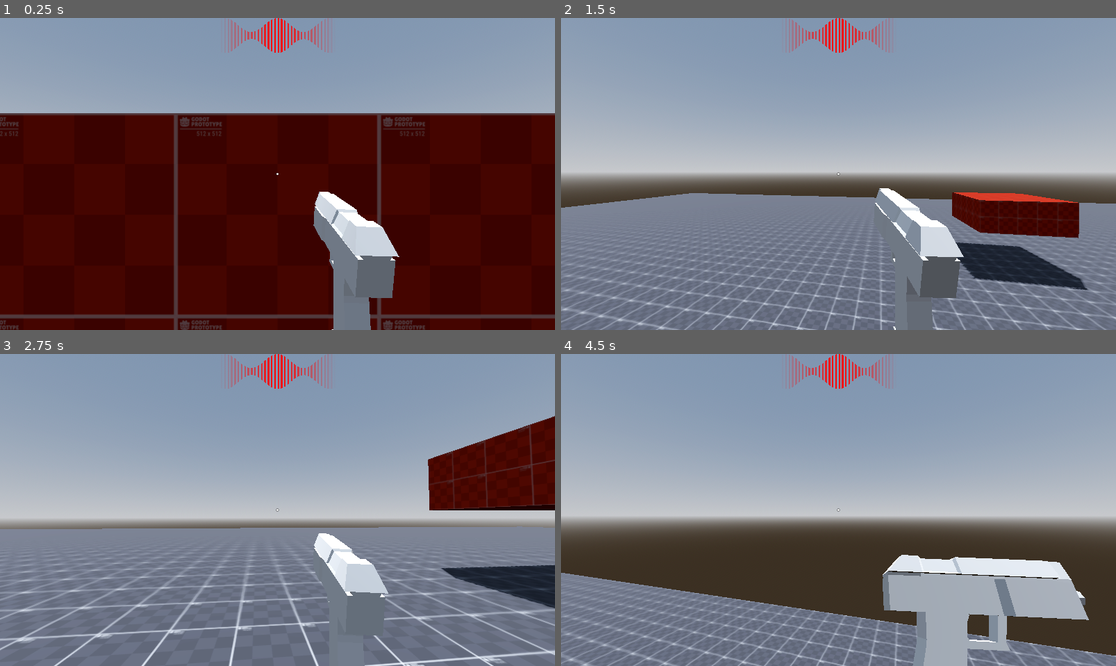
Above: before the commit, frames 1-4 (two rows, left to right).
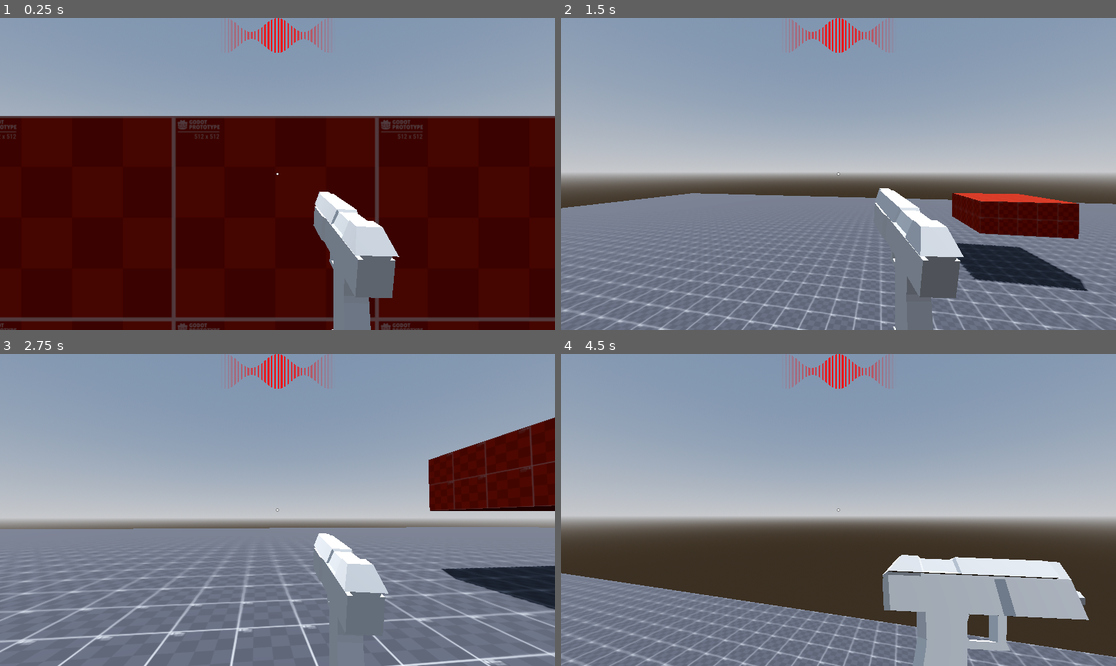
Above: after the commit, the same moments.

Repository: WasteIy/GameOff2025
Game: Godot game, scene res://Scenes/Levels/debug_level.tscn
Same seed, same stepped clock (60 frames per second), same inputs: the game is played once before the commit and once after it.
Inputs (mouse positions are in pixels of both pictures, inside the frame that each line leads up to):
- Up to frame 1 (0.25 s): no input
- Up to frame 2 (1.5 s): move the mouse to (866, 174) at 0.52 s; hold Ctrl (crouch) 0.53-1.28 s; hold W (move_forward) from 0.53 s (still down); click (866, 174) at 0.67 s; tap Space (jump) at 0.77, 1.07 s; tap Shift (run) at 0.8, 1.35 s; move the mouse to (810, 174) at 1.27 s
- Up to frame 3 (2.75 s): keep holding W (move_forward); tap Space (jump) at 1.52, 1.82, 2.3 s; click (249, 510) at 1.55 s; move the mouse to (288, 503) at 2.02 s; click (288, 503) at 2.1 s
- Up to frame 4 (4.5 s): keep holding W (move_forward); move the mouse to (832, 516) at 2.77 s; tap Space (jump) at 2.85, 3.02, 3.32, 3.77, 4.07 s; click (832, 516) at 2.92 s; tap Ctrl (crouch) at 3.05 s; move the mouse to (877, 513) at 3.52 s; hold Ctrl (crouch) 3.53-4.28 s; tap Shift (run) at 3.8, 4.35 s; tap R (reload) at 4.15 s; move the mouse to (794, 506) at 4.27 s

The runs differ from the first frame. In frame 1, 5.0% of the frame differs, in the area x 0-100%, y 30-100%; in frame 2, 3.0%; in frame 3, 4.4%; in frame 4, 1.9%.

Commit message:
Working on headbob + End of day 17

Diff:
--- a/Scenes/Player/State Machine/in_air_state.gd
+++ b/Scenes/Player/State Machine/in_air_state.gd
@@ -61,7 +61,7 @@
 
 func move(delta : float):
 	character.input_direction = Input.get_vector("move_left", "move_right", "move_forward", "move_backward")
-	character.move_direction = (character.camera_holder.global_basis * Vector3(character.input_direction.x, 0.0, character.input_direction.y)).normalized()
+	character.move_direction = (character.camera_controller.global_basis * Vector3(character.input_direction.x, 0.0, character.input_direction.y)).normalized()
 
 	if !character.is_on_floor():
 		if character.move_direction:
--- a/Scenes/Player/State Machine/jump_state.gd
+++ b/Scenes/Player/State Machine/jump_state.gd
@@ -46,7 +46,7 @@
 
 func move(delta: float):
 	character.input_direction = Input.get_vector("move_left", "move_right", "move_forward", "move_backward")
-	character.move_direction = (character.camera_holder.global_basis * Vector3(character.input_direction.x, 0.0, character.input_direction.y)).normalized()
+	character.move_direction = (character.camera_controller.global_basis * Vector3(character.input_direction.x, 0.0, character.input_direction.y)).normalized()
 
 	# Movimento só é aplicado quando o personagem está no ar
 	if !character.is_on_floor():
--- a/Scenes/Player/Weapons/animation_manager.gd
+++ b/Scenes/Player/Weapons/animation_manager.gd
@@ -1,6 +1,6 @@
 extends AnimationPlayer
 
-func _process(delta: float) -> void:
+func _process(_delta: float) -> void:
 	if current_animation == "RESET":
 		play("idle")
 
--- a/Scenes/Player/camera_script.gd
+++ b/Scenes/Player/camera_script.gd
@@ -1,4 +1,4 @@
-class_name CameraHolder extends Node3D
+class_name CameraController extends Node3D
 
 @export_range(-90.0, 90.0) var min_pitch: float = -90.0
 @export_range(-90.0, 90.0) var max_pitch: float = 90.0
--- a/Scenes/Player/player.gd
+++ b/Scenes/Player/player.gd
@@ -74,7 +74,7 @@
 @onready var fall_gravity : float = (-2.0 * jump_height) / (jump_time_to_fall * jump_time_to_fall)
 
 @onready var model: MeshInstance3D = $Model
-@onready var camera_holder: CameraHolder = $CameraHolder
+@onready var camera_controller: CameraController = $CameraController
 @onready var state_machine: StateMachine = $StateMachine
 @onready var collision: CollisionShape3D = $Collision
 @onready var floor_check: RayCast3D = $Raycasts/FloorCheck
--- a/Scenes/Player/player.tscn
+++ b/Scenes/Player/player.tscn
@@ -11,6 +11,64 @@
 [ext_resource type="Script" uid="uid://c2rjhovo4ljy7" path="res://Scenes/Player/Components/shoot.gd" id="7_jhyir"]
 [ext_resource type="PackedScene" uid="uid://rvq118nc0ibx" path="res://Scenes/UI/ui_debug.tscn" id="13_06tpx"]
 
+[sub_resource type="Animation" id="Animation_74mp2"]
+length = 0.001
+tracks/0/type = "bezier"
+tracks/0/imported = false
+tracks/0/enabled = true
+tracks/0/path = NodePath("CameraController:position:x")
+tracks/0/interp = 1
+tracks/0/loop_wrap = true
+tracks/0/keys = {
+"handle_modes": PackedInt32Array(0),
+"points": PackedFloat32Array(0, -0.25, 0, 0.25, 0),
+"times": PackedFloat32Array(0)
+}
+tracks/1/type = "bezier"
+tracks/1/imported = false
+tracks/1/enabled = true
+tracks/1/path = NodePath("CameraController:position:y")
+tracks/1/interp = 1
+tracks/1/loop_wrap = true
+tracks/1/keys = {
+"handle_modes": PackedInt32Array(0),
+"points": PackedFloat32Array(0.75, -0.25, 0, 0.25, 0),
+"times": PackedFloat32Array(0)
+}
+
+[sub_resource type="Animation" id="Animation_jhyir"]
+resource_name = "walking"
+length = 2.0
+loop_mode = 1
+tracks/0/type = "bezier"
+tracks/0/imported = false
+tracks/0/enabled = true
+tracks/0/path = NodePath("CameraController:position:x")
+tracks/0/interp = 1
+tracks/0/loop_wrap = true
+tracks/0/keys = {
+"handle_modes": PackedInt32Array(2, 2, 2, 2, 2),
+"points": PackedFloat32Array(0.015, -0.25, 0, 0.25, 0, 0, -0.083333336, 0.0025, 0, 0, -0.015, -0.083333336, 0.0025, 0, 0, 0, -0.083333336, -0.0025, 0, 0, 0.015, -0.083333336, -0.0025, 0, 0),
+"times": PackedFloat32Array(0, 0.5, 1, 1.5, 2)
+}
+tracks/1/type = "bezier"
+tracks/1/imported = false
+tracks/1/enabled = true
+tracks/1/path = NodePath("CameraController:position:y")
+tracks/1/interp = 1
+tracks/1/loop_wrap = true
+tracks/1/keys = {
+"handle_modes": PackedInt32Array(2, 2, 2, 2, 2),
+"points": PackedFloat32Array(0.75, -0.25, 0, 0.25, 0, 0.8, -0.083333336, -0.008333336, 0, 0, 0.75, -0.083333336, 0.008333336, 0, 0, 0.8, -0.083333336, -0.008333336, 0, 0, 0.75, -0.083333336, 0.008333336, 0, 0),
+"times": PackedFloat32Array(0, 0.5, 1, 1.5, 2)
+}
+
+[sub_resource type="AnimationLibrary" id="AnimationLibrary_74mp2"]
+_data = {
+&"RESET": SubResource("Animation_74mp2"),
+&"walking": SubResource("Animation_jhyir")
+}
+
 [sub_resource type="CapsuleShape3D" id="CapsuleShape3D_jhyir"]
 radius = 0.36621094
 height = 1.9020996
@@ -19,11 +77,51 @@
 
 [node name="Player" type="CharacterBody3D"]
 script = ExtResource("1_uvnfx")
+base_collision_height = null
+base_model_height = null
+height_change_duration = null
+max_speed = null
 bunny_hop_desired_move_speed_increase = 1.0
 desired_move_speed_curve = ExtResource("2_jhyir")
 in_air_move_speed_curve = ExtResource("3_74mp2")
+walk_speed = null
+walk_acceleration = null
+walk_deceleration = null
+run_speed = null
+run_acceleration = null
+run_deceleration = null
+continuous_run = null
+crouch_speed = null
+crouch_acceleration = null
+crouch_deceleration = null
+continuous_crouch = null
+crouch_collision_height = null
+crouch_model_height = null
+slide_speed = null
+slide_acceleration = null
+velocity_lost_per_second = null
+slope_sliding_desired_move_speed_increase = null
+slope_sliding_speed_increase = null
+slide_time = null
+slide_cooldown = null
 slide_collision_height = 0.8
 slide_model_height = 0.25
+continuous_slide = null
+max_slope_angle = null
+uphill_tolerance = null
+jump_height = null
+number_air_jump = null
+coyote_jump_cooldown = null
+in_air_input_multiplier = null
+jump_time_to_peak = null
+jump_time_to_fall = null
+hit_ground_cooldown = null
+
+[node name="AnimationPlayer" type="AnimationPlayer" parent="."]
+libraries = {
+&"": SubResource("AnimationLibrary_74mp2")
+}
+autoplay = "walking"
 
 [node name="Collision" type="CollisionShape3D" parent="."]
 shape = SubResource("CapsuleShape3D_jhyir")
@@ -32,14 +130,14 @@
 visible = false
 mesh = SubResource("CapsuleMesh_oikmp")
 
-[node name="CameraHolder" type="Node3D" parent="."]
+[node name="CameraController" type="Node3D" parent="."]
 transform = Transform3D(1, 0, 0, 0, 1, 0, 0, 0, 1, 0, 0.75, 0)
 script = ExtResource("2_mtuoh")
 
-[node name="Camera" type="Camera3D" parent="CameraHolder"]
+[node name="Camera" type="Camera3D" parent="CameraController"]
 unique_name_in_owner = true
 
-[node name="WeaponManager" parent="CameraHolder/Camera" instance=ExtResource("5_dey5f")]
+[node name="WeaponManager" parent="CameraController/Camera" instance=ExtResource("5_dey5f")]
 transform = Transform3D(0.9993622, 0.03415648, 0.010423573, -0.03300254, 0.99484867, -0.095845744, -0.013643635, 0.09544059, 0.99534154, 0.191, -0.262, -0.486)
 
 [node name="Raycasts" type="Node3D" parent="."]
@@ -69,5 +167,5 @@
 visible = false
 player = NodePath("..")
 
-[connection signal="reload_input" from="Components/WeaponInput" to="CameraHolder/Camera/WeaponManager" method="_on_reload_input"]
-[connection signal="shoot_input" from="Components/WeaponInput" to="CameraHolder/Camera/WeaponManager" method="_on_shoot_input"]
+[connection signal="reload_input" from="Components/WeaponInput" to="CameraController/Camera/WeaponManager" method="_on_reload_input"]
+[connection signal="shoot_input" from="Components/WeaponInput" to="CameraController/Camera/WeaponManager" method="_on_shoot_input"]
--- a/Scenes/UI/ui_debug.gd
+++ b/Scenes/UI/ui_debug.gd
@@ -1,7 +1,7 @@
 extends CanvasLayer
 
 @export var player : CharacterBody3D
-@onready var weapon_manager: WeaponManager = $"../CameraHolder/Camera/WeaponManager"
+@onready var weapon_manager: WeaponManager = $"../CameraController/Camera/WeaponManager"
 
 
 @onready var current_state_label: Label = %CurrentStateLabel
Not shown: 1 places in Scenes/Player/player.tscn that only renumber resources
